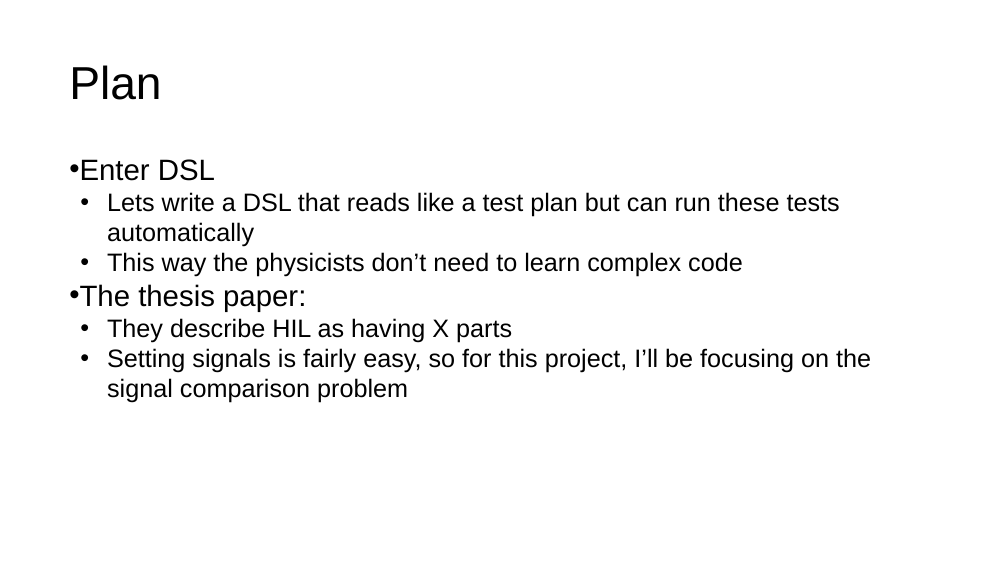
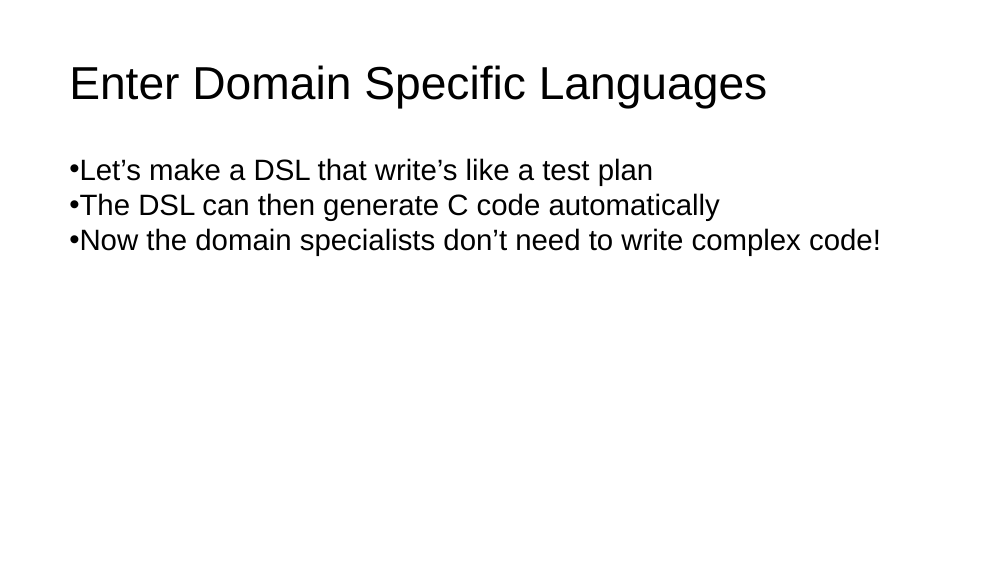
Before and after one commit to GNPower/TestpointDSL, a slide deck: slide 14 of Seminar Presentation/DSL for HIL Testing.pptx (slide 3 before the commit). Drawn at 1008x567 pixels with LibreOffice and Linux fonts; fonts in the diff are those of the drawing. Boxes give left, top, right and bottom in pixels: in the first picture for what was removed or moved away, otherwise in the second. Text is boxed around its words. In the diff, an @@ line names an element or a change of style, - is before the commit and + after.

```diff
--- a/Seminar Presentation/DSL for HIL Testing.pptx
+++ b/Seminar Presentation/DSL for HIL Testing.pptx
@@ title at box(69, 65, 768, 109): text changed @@
-Plan
+Enter Domain Specific Languages
@@ text at box(69, 158, 881, 256): text changed; size 24 to 28 pt @@
-• Enter DSL
-  • Lets write a DSL that reads like a test plan but can run these tests automatically
-  • This way the physicists don’t need to learn complex code
-• The thesis paper:
-  • They describe HIL as having X parts
-  • Setting signals is fairly easy, so for this project, I’ll be focusing on the signal comparison problem
+• Let’s make a DSL that write’s like a test plan
+• The DSL can then generate C code automatically
+• Now the domain specialists don’t need to write complex code!
```
Also in this commit, not shown: 4 other slides changed, 22 slides added, 18 other files.
